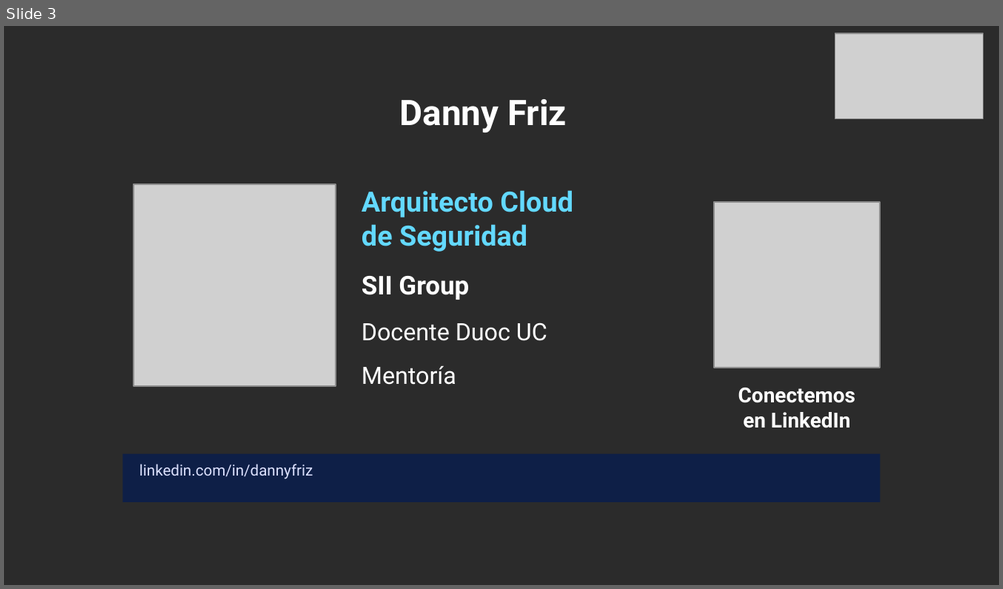
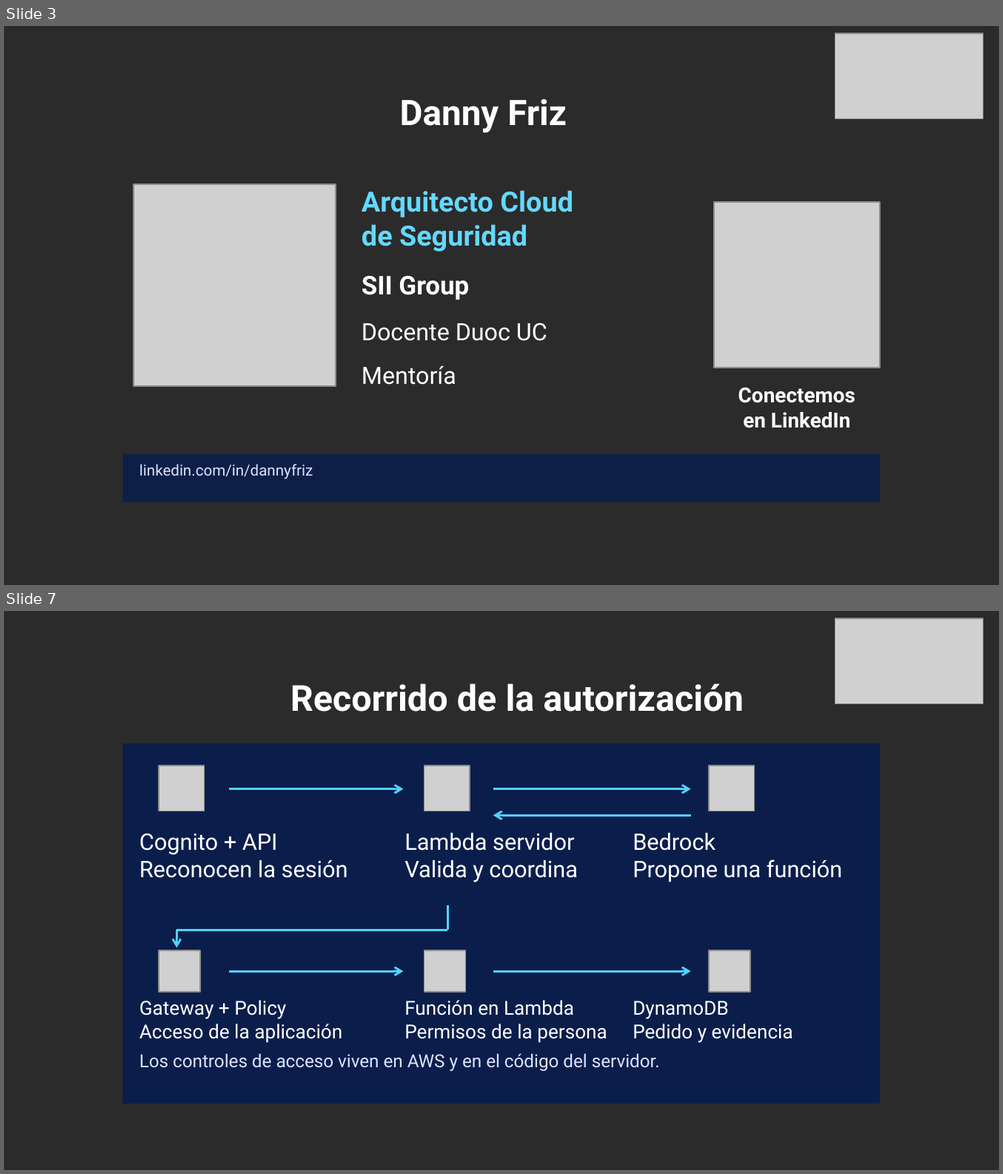
Before and after one commit to dannyfriz/aws-ecommerce-agent-demo, a slide deck: docs/presentaciones/Danny_Friz_SCD_2026_arquitectura_IA.pptx. Shown one above the other, each under a label of ours: slide 3 before the commit, slides 3 and 7 after it; the slides between them are not shown. The pictures are 1003x589 and 1003x1174 pixels, drawn with LibreOffice and Linux fonts; fonts in the diff are those of the drawing; grey boxes stand for pictures; background and template pictures are left out; a plain dark background stands for a picture behind light text. Boxes give left, top, right and bottom in pixels: in the first picture for what was removed or moved away, otherwise in the second. Text is boxed around its words. In the diff, an @@ line names an element or a change of style, - is before the commit and + after.

Commit message:
docs: alinear la charla con identidad y gobierno de accesos

```diff
--- a/docs/presentaciones/Danny_Friz_SCD_2026_arquitectura_IA.pptx
+++ b/docs/presentaciones/Danny_Friz_SCD_2026_arquitectura_IA.pptx
@@ slide 7 added at <box>4,611,999,1170</box>, background picture (left out) @@
@@ picture added at <box>834,618,982,703</box> @@
@@ text added at <box>290,684,743,712</box>, 26 pt, text #FFFFFF, bold @@
+Recorrido de la autorización
@@ rectangle added at <box>122,743,879,1103</box>, fill #0B1E4B @@
@@ picture added at <box>159,766,205,812</box> @@
@@ picture added at <box>424,766,469,812</box> @@
@@ picture added at <box>708,766,754,812</box> @@
@@ arrow added from (229, 789) to (403, 789), #53D2FF 1.5 pt @@
@@ arrow added from (493, 789) to (690, 789), #53D2FF 1.5 pt @@
@@ arrow added from (690, 816) to (493, 816), #53D2FF 1.5 pt @@
@@ text added at <box>139,833,348,878</box>, 16.5 pt, text #FFFFFF @@
+Cognito + API
+Reconocen la sesión
@@ text added at <box>404,833,578,883</box>, 16.5 pt, text #FFFFFF @@
+Lambda servidor
+Valida y coordina
@@ text added at <box>632,833,842,883</box>, 16.5 pt, text #FFFFFF @@
+Bedrock
+Propone una función
@@ line added from (447, 906) to (447, 930), #53D2FF 1.5 pt @@
@@ line added from (447, 930) to (177, 930), #53D2FF 1.5 pt @@
@@ arrow added from (177, 930) to (177, 948), #53D2FF 1.5 pt @@
@@ picture added at <box>159,951,201,993</box> @@
@@ picture added at <box>424,951,466,993</box> @@
@@ picture added at <box>708,951,750,993</box> @@
@@ arrow added from (229, 971) to (403, 971), #53D2FF 1.5 pt @@
@@ arrow added from (493, 971) to (690, 971), #53D2FF 1.5 pt @@
@@ text added at <box>139,1000,342,1043</box>, 14 pt, text #FFFFFF @@
+Gateway + Policy
+Acceso de la aplicación
@@ text added at <box>404,1000,607,1043</box>, 14 pt, text #FFFFFF @@
+Función en Lambda
+Permisos de la persona
@@ text added at <box>632,1001,793,1043</box>, 14 pt, text #FFFFFF @@
+DynamoDB
+Pedido y evidencia
@@ text added at <box>139,1054,660,1071</box>, 13 pt, text #DDE2FF @@
+Los controles de acceso viven en AWS y en el código del servidor.
```
Also in this commit, not shown: 16 slides changed, 10 other slides added, 11 slides removed, 6 other files.
